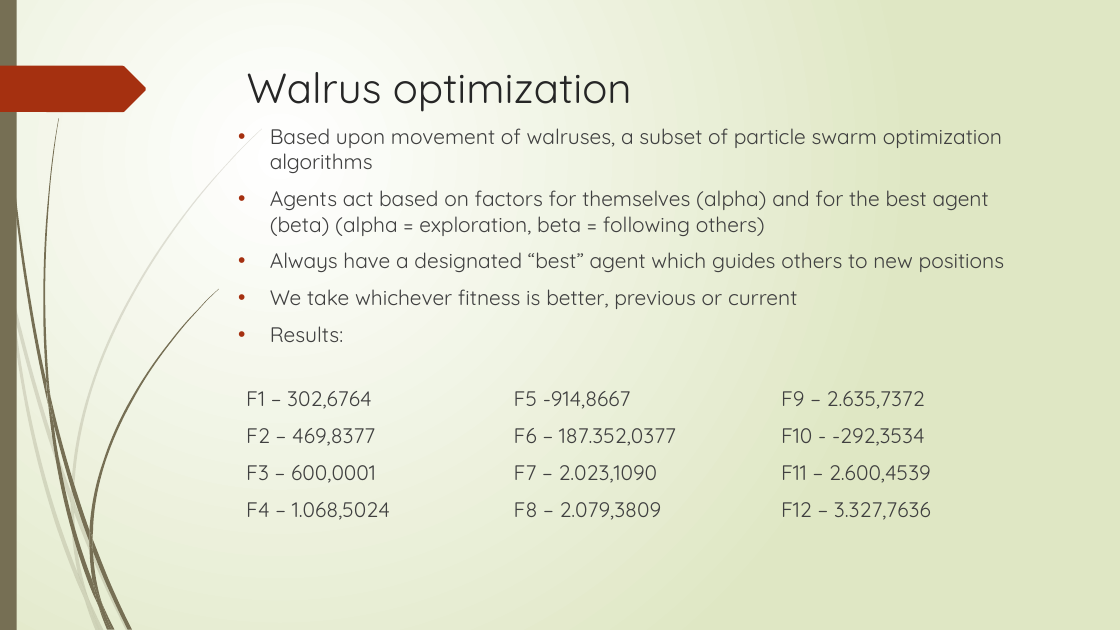
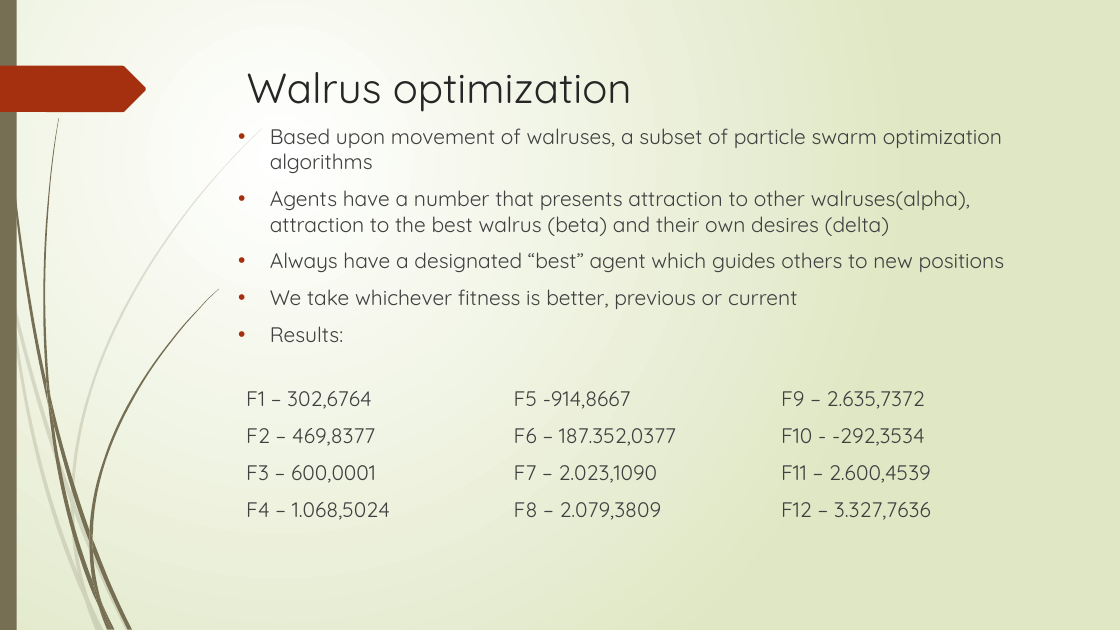
Before and after one commit to mteXD/assignment5, a slide deck: slide 9 of Predstavitev.pptx. Drawn at 1120x630 pixels with LibreOffice and Linux fonts; fonts in the diff are those of the drawing. Boxes give left, top, right and bottom in pixels: in the first picture for what was removed or moved away, otherwise in the second. Text is boxed around its words. In the diff, an @@ line names an element or a change of style, - is before the commit and + after.

Commit message:
Pptx with fixed walrus

```diff
--- a/Predstavitev.pptx
+++ b/Predstavitev.pptx
@@ text at <box>270,190,970,236</box>: text changed @@
-• Agents act based on factors for themselves (alpha) and for the best agent (beta) (alpha = exploration, beta = following others)
+• Agents have a number that presents attraction to other walruses(alpha), attraction to the best walrus (beta) and their own desires (delta)
```
